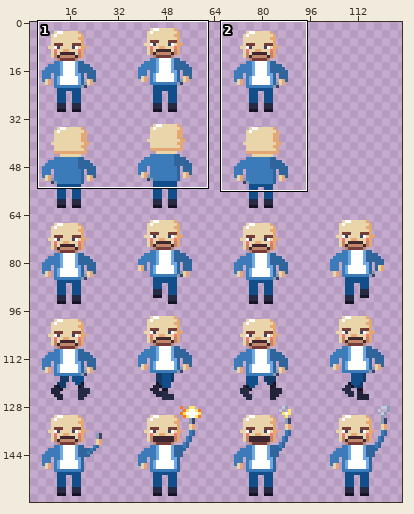
One commit to this pixel-art file: assets/textures/characters/persuasiakas_32.aseprite. Above, an overview of the earlier version with the close-up marked.
Close-up. Before the edit:
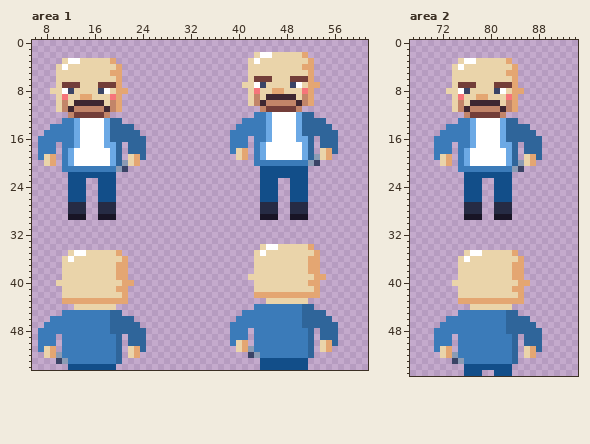
128x160 pixels, 1 frame. Shown: area 1: x 6..61, y 0..54; area 2: x 67..94, y 0..55. The wide view leaves out empty margins. The commit also changed other parts of the picture, which this record leaves out.
Now the later version:
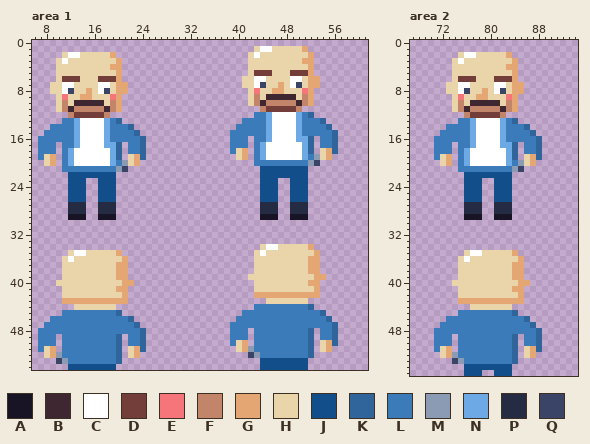
Palette (. is transparent): A #181425  B #3e2731  C #ffffff  D #733e39  E #f6757a  F #c28569  G #e4a672  H #ead4aa  J #124e89  K #2f659a  L #3b7bb9  M #8b9bb4  N #6ca9e5  P #262b44  Q #3a4466
The edit:
--- area 1
@@ x 6..61 @@
  0 ........................................................
- 1 ........................................................
- 2 .....................................HCCHHHHHG..........
- 3 .....HCCHHHHHG......................HCHHHHHHHHG.........
- 4 ....HCHHHHHHHHG.....................HHHHHHHHHGG.........
- 5 ....HHHHHHHHHGG.....................HHHHHHHHHHG.........
- 6 ....HHHHHHHHHHG.....................HDDDHHHDDDG.........
- 7 ....HDDDHHHDDDG....................HHCQHHHHQCHGG........
- 8 ...HHCQHHHHQCHGG....................HEHHGGHHHEG.........
+ 1 .....................................HCCHHHHHG..........
+ 2 .....HCCHHHHHG......................HCHHHHHHHHG.........
+ 3 ....HCHHHHHHHHG.....................HHHHHHHHHGG.........
+ 4 ....HHHHHHHHHGG.....................HHHHHHHHHHG.........
+ 5 ....HHHHHHHHHHG.....................HDDDHHHDDDG.........
+ 6 ....HDDDHHHDDDG....................HHCCHHHHCCHGG........
+ 7 ...HHCCHHHHCCHGG...................HHCQHHGHCQHGG........
+ 8 ...HHCQHHGHCQHGG....................HEHHGGHHHEG.........
  9 ....HEHHGGHHHEG.....................HFHBBBBBHFG.........
@@ x 6..61 @@
 11 ....HFBFFFFFBFG.......................FDDDDDF...........
-12 ......FDDDDDF........................LLNCCCCNKK.........
-13 .....LLNCCCCNKK....................LLLLNCCCCNKKKK.......
-14 ...LLLLNCCCCNKKKK.................LLLLLNCCCCNKKKKK......
-15 ..LLLLLNCCCCNKKKKK...............LLLLLLNCCCCNKKKKKK.....
-16 .LLLLLLNCCCCNKKKKKK..............LLL.LLNCCCCNNK.KKK.....
-17 .LLL.LLNCCCCNNK.KKK..............LLL.LNCCCCCCNK.KKK.....
-18 .LLL.LNCCCCCCNK.KKK..............LHG.LNCCCCCCNK.HGK.....
-19 .LHG.LNCCCCCCNK.HGK...............HG.LNCCCCCCNKMHG......
-20 ..HG.LNCCCCCCNKMHG...................LLLLLLLLLMQ........
+12 ......FDDDDDF........................LLNCCCCNLK.........
+13 .....LLNCCCCNLK....................LLLLNCCCCNLLLK.......
+14 ...LLLLNCCCCNLLLK.................LLLLLNCCCCNLLLLK......
+15 ..LLLLLNCCCCNLLLLK...............LLLLLLNCCCCNLLLLLK.....
+16 .LLLLLLNCCCCNLLLLLK..............LLL.LLNCCCCNNK.LLK.....
+17 .LLL.LLNCCCCNNK.LLK..............LLL.LNCCCCCCNK.LLK.....
+18 .LLL.LNCCCCCCNK.LLK..............LHG.LNCCCCCCNK.HGK.....
+19 .LHG.LNCCCCCCNK.HGK...............HG.LNCCCCCCNLMHG......
+20 ..HG.LNCCCCCCNLMHG...................LLLLLLLLLMQ........
 21 .....LLLLLLLLLMQ......................JJJJJJJJ..........
@@ x 6..61 @@
 43 .....GGGGGGGGGGG.......................HHHHHHH..........
-44 .......HHHHHHH.......................LLLLLLLLKK.........
-45 .....LLLLLLLLKK....................LLLLLLLLLLKKKK.......
-46 ...LLLLLLLLLLKKKK.................LLLLLLLLLLLKKKKK......
-47 ..LLLLLLLLLLLKKKKK...............LLLLLLLLLLLLKKKKKK.....
-48 .LLLLLLLLLLLLKKKKKK..............LLL.LLLLLLLLLK.KKK.....
-49 .LLL.LLLLLLLLLK.KKK..............LLL.LLLLLLLLLK.KKK.....
-50 .LLL.LLLLLLLLLK.KKK..............LHG.LLLLLLLLLK.HGK.....
+44 .......HHHHHHH.......................LLLLLLLLLK.........
+45 .....LLLLLLLLLK....................LLLLLLLLLLLLLK.......
+46 ...LLLLLLLLLLLLLK.................LLLLLLLLLLLLLLLK......
+47 ..LLLLLLLLLLLLLLLK...............LLLLLLLLLLLLLLLLLK.....
+48 .LLLLLLLLLLLLLLLLLK..............LLL.LLLLLLLLLK.LLK.....
+49 .LLL.LLLLLLLLLK.LLK..............LLL.LLLLLLLLLK.LLK.....
+50 .LLL.LLLLLLLLLK.LLK..............LHG.LLLLLLLLLK.HGK.....
 51 .LHG.LLLLLLLLLK.HGK...............HGMLLLLLLLLLK.HG......
--- area 2
@@ x 71..87 @@
  1 .................
- 2 .................
- 3 ....HCCHHHHHG....
- 4 ...HCHHHHHHHHG...
- 5 ...HHHHHHHHHGG...
- 6 ...HHHHHHHHHHG...
- 7 ...HDDDHHHDDDG...
- 8 ..HHCQHHHHQCHGG..
+ 2 ....HCCHHHHHG....
+ 3 ...HCHHHHHHHHG...
+ 4 ...HHHHHHHHHGG...
+ 5 ...HHHHHHHHHHG...
+ 6 ...HDDDHHHDDDG...
+ 7 ..HHCCHHHHCCHGG..
+ 8 ..HHCQHHGHCQHGG..
  9 ...HEHHGGHHHEG...
@@ x 81..89 @@
 12 DF.......
-13 CNKK.....
-14 CNKKKK...
-15 CNKKKKK..
-16 CNKKKKKK.
-17 CNNK.KKK.
-18 CCNK.KKK.
+13 CNLK.....
+14 CNLLLK...
+15 CNLLLLK..
+16 CNLLLLLK.
+17 CNNK.LLK.
+18 CCNK.LLK.
 19 CCNK.HGK.
-20 CCNKMHG..
+20 CCNLMHG..
 21 LLLMQ....
@@ x 81..89 @@
 44 HHH......
-45 LLKK.....
-46 LLKKKK...
-47 LLKKKKK..
-48 LLKKKKKK.
-49 LLLK.KKK.
-50 LLLK.KKK.
+45 LLLK.....
+46 LLLLLK...
+47 LLLLLLK..
+48 LLLLLLLK.
+49 LLLK.LLK.
+50 LLLK.LLK.
 51 LLLK.HGK.
